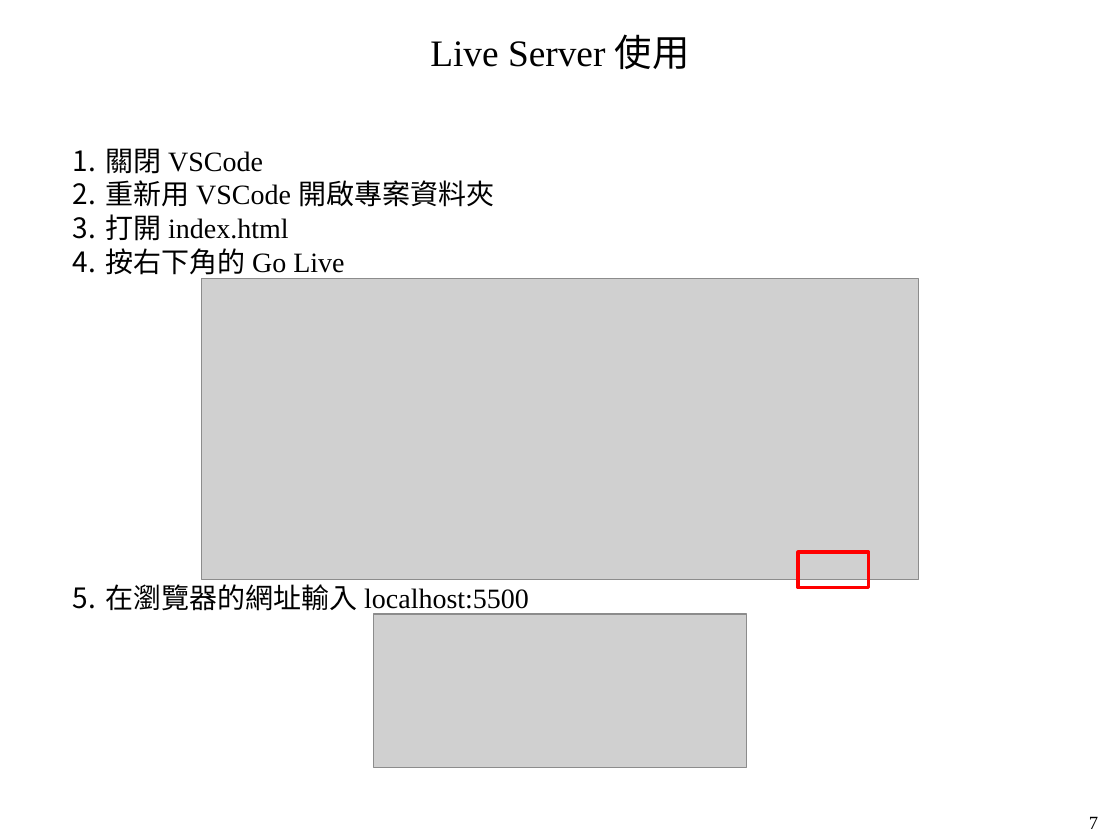
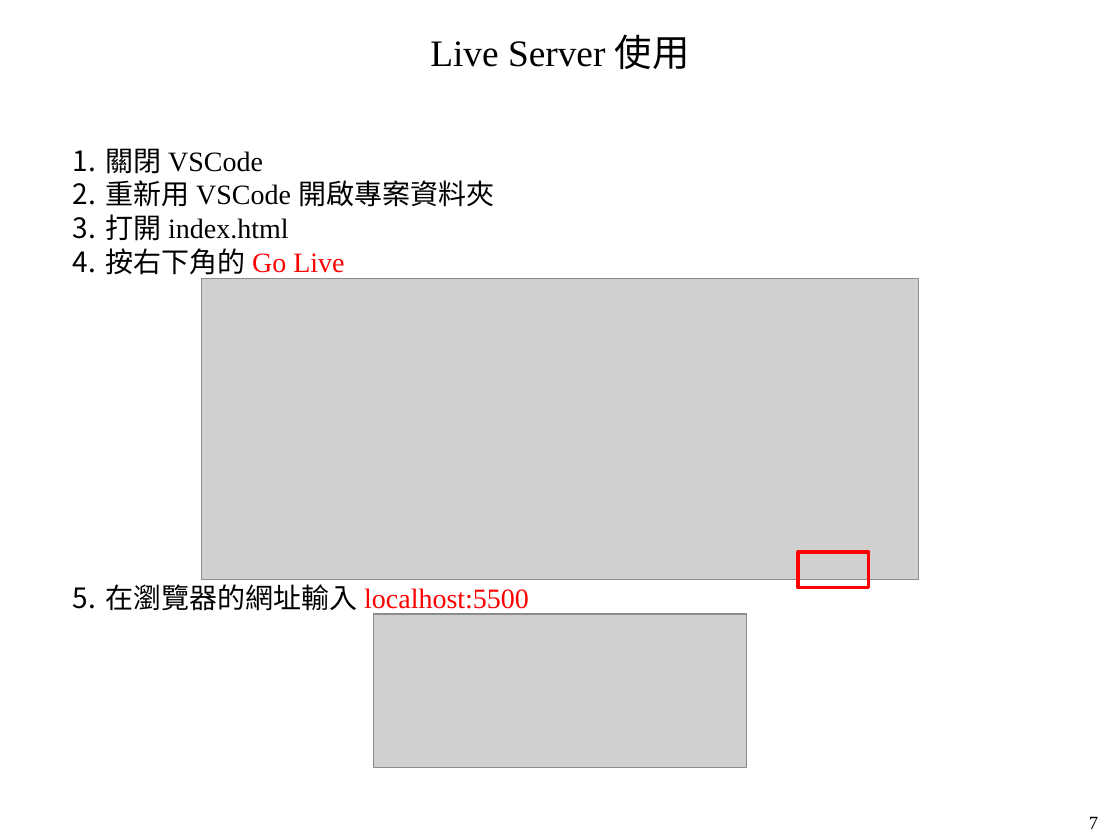
Before and after one commit to mar120434/2021_web_tutor, a slide deck: slide 7 of 靜態網頁.pptx. Drawn at 1120x840 pixels with LibreOffice and Linux fonts; fonts in the diff are those of the drawing; grey boxes stand for pictures. Boxes give left, top, right and bottom in pixels: in the first picture for what was removed or moved away, otherwise in the second. Text is boxed around its words. In the diff, an @@ line names an element or a change of style, - is before the commit and + after.

```diff
--- a/靜態網頁.pptx
+++ b/靜態網頁.pptx
@@ text at [106, 248, 529, 611]: text colour #000000 to #FF0000 in "Go Live", "localhost:5500" @@
```
Also in this commit, not shown: 2 other slides changed, 1 slide added, 1 other file.
